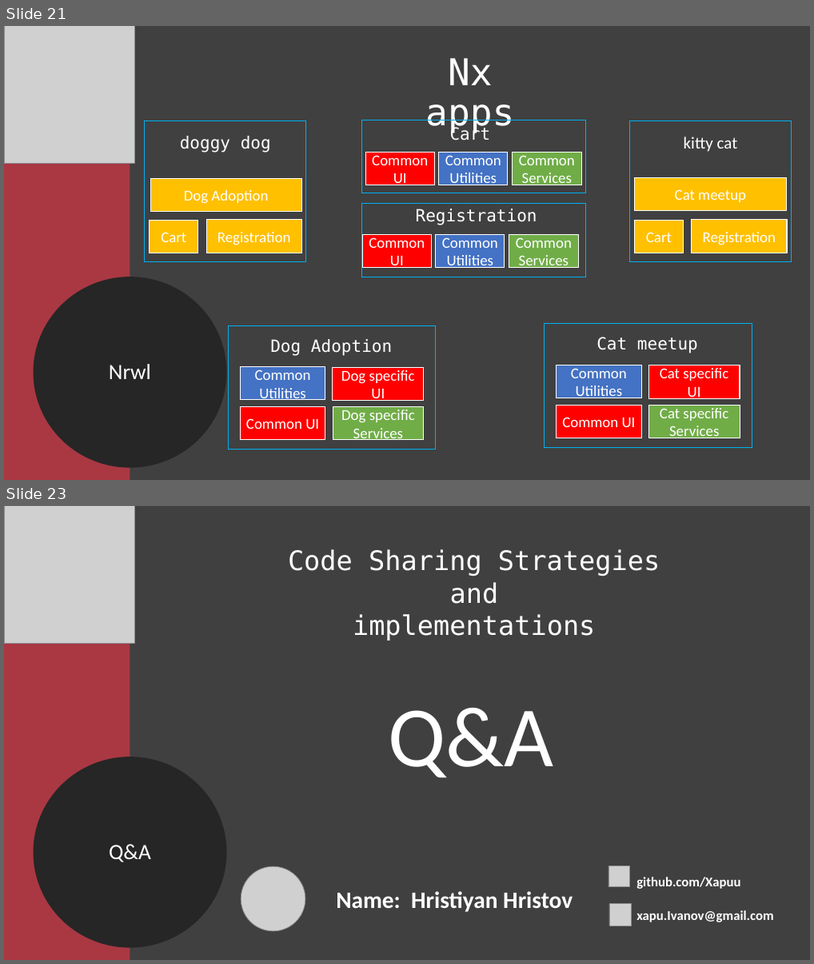
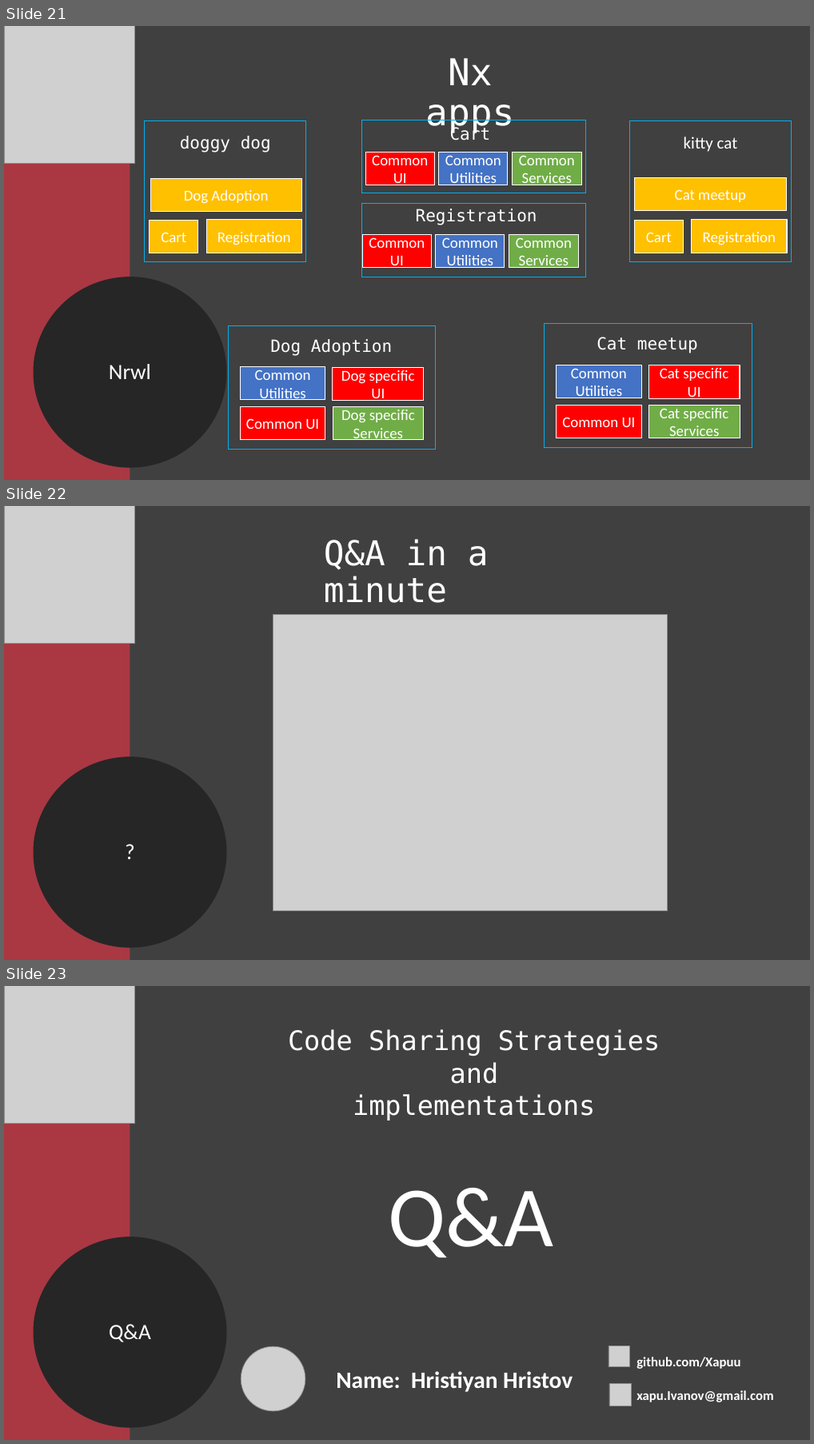
Before and after one commit to Xapuu/programingStuff, a slide deck: ngMeetup.pptx. Shown one above the other, each under a label of ours: slides 21 and 23 before the commit, slides 21, 22 and 23 after it; the slides between them are not shown. The pictures are 814x964 and 814x1444 pixels, drawn with LibreOffice and Linux fonts; fonts in the diff are those of the drawing; grey boxes stand for pictures. Boxes give left, top, right and bottom in pixels: in the first picture for what was removed or moved away, otherwise in the second. Text is boxed around its words. In the diff, an @@ line names an element or a change of style, - is before the commit and + after.

```diff
--- a/ngMeetup.pptx
+++ b/ngMeetup.pptx
@@ slide 22 added at bbox=[4, 506, 810, 960], background #404040 @@
@@ rectangle added at bbox=[4, 506, 130, 960], fill #A93843 @@
@@ picture added at bbox=[4, 506, 134, 644] @@
@@ text added at bbox=[324, 539, 489, 603], 40.7 pt, text #FFFFFF @@
+Q&A in a minute
@@ picture added at bbox=[274, 615, 668, 910] @@
@@ ellipse added at bbox=[39, 763, 221, 941], fill #262626, outline #262626 13.75 pt, 26 pt, text #FFFFFF @@
+?
```
Also in this commit, not shown: 1 slide changed, 1 slide removed, 2 other files.
